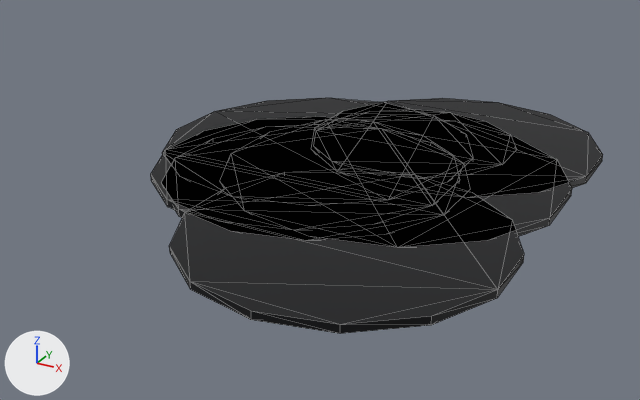
The glTF model v30/public/assets/models/spill.glb as it was, and as the next commit left it.
Before and after are seen from a 50 mm lens placed at (0.418, -0.849, 0.376), pointed at (-0.052, 0.006, -0.051). Arrows for +X, +Y and +Z are at lower left; the lights stay in place. The first picture is the older version. Mesh edges are drawn as thin lines. Vertices at exactly the same position are counted once.

In view in the first picture: 'spill_dark'.
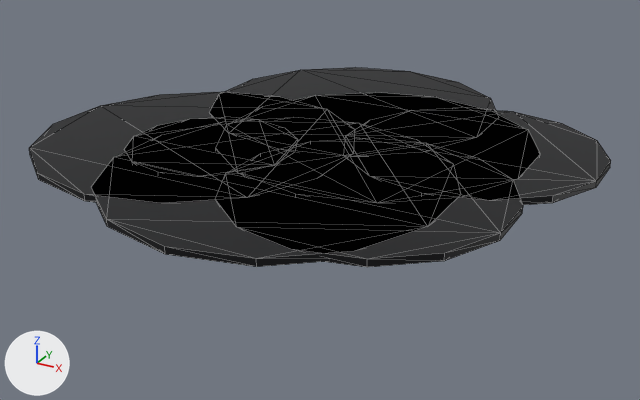
Changed parts and their boxes (x1, y1, x2, y2) in the pictures (640 x 400 px; the box of a moved part takes in the faces that stretch with it):
'spill_dark', reshaped (29% wider, 15% shorter): before (151, 98, 603, 334); after (29, 67, 611, 267)
part 1 of me_spill_dark, moved or reshaped: before (313, 98, 603, 198); after (210, 67, 498, 156)
part 2 of me_spill_dark, moved or reshaped: before (220, 116, 572, 248); after (220, 92, 539, 203)
part 3 of me_spill_dark, moved or reshaped: before (162, 98, 473, 206); after (29, 92, 354, 203)
part 4 of me_spill_dark, moved or reshaped: before (314, 109, 516, 179); after (92, 118, 460, 267)
part 5 of me_spill_dark, moved or reshaped: before (162, 124, 470, 240); after (217, 138, 523, 267)
part 6 of me_spill_dark, moved or reshaped: before (169, 168, 524, 334); after (125, 117, 298, 176)
part 7 of me_spill_dark, moved or reshaped: before (151, 116, 459, 230); after (345, 107, 611, 205)

The change, as a diff of the scene's bpy script:
```diff
--- a/v30/public/assets/models/spill.glb.py
+++ b/v30/public/assets/models/spill.glb.py
@@ me_spill_dark @@
 # used by ob_spill_dark; location = (0.0, 0.0, 0.0)
-me_spill_dark.from_pydata(...)  # 196 vertices, 364 faces; spans x -0.249..0.24, y -0.337..0.293, z 0.002..0.01
+me_spill_dark.from_pydata(...)  # 196 vertices, 364 faces; spans x -0.4..0.253, y -0.278..0.381, z 0.002..0.01
+# me_spill_dark part 1: the loose piece of 28 vertices spanning x -0.1..0.24, y -0.055..0.293, z 0.002..0.01 is scaled about its middle by (1.12, 1.12, 1), then moved by (-0.169, 0.067, 0.0)
+# me_spill_dark part 2: the loose piece of 28 vertices spanning x -0.141..0.234, y -0.196..0.189, z 0.002..0.01 is scaled about its middle by (1.01, 1.01, 1), then moved by (-0.061, 0.083, 0.0)
+# me_spill_dark part 3: the loose piece of 28 vertices spanning x -0.249..0.112, y -0.153..0.218, z 0.002..0.01 is scaled about its middle by (1.06, 1.06, 1), then moved by (-0.139, -0.056, 0.0)
+# me_spill_dark part 4: the loose piece of 28 vertices spanning x -0.092..0.148, y -0.026..0.22, z 0.002..0.01 is scaled about its middle by (1.63, 1.63, 1), then moved by (-0.086, -0.175, 0.0)
+# me_spill_dark part 5: the loose piece of 28 vertices spanning x -0.189..0.141, y -0.222..0.117, z 0.002..0.01 is scaled about its middle by (0.95, 0.95, 1), then moved by (0.07, -0.014, 0.0)
+# me_spill_dark part 6: the loose piece of 28 vertices spanning x -0.088..0.235, y -0.337..-0.005, z 0.002..0.01 is scaled about its middle by (0.626, 0.626, 1), then moved by (-0.252, 0.139, 0.0)
+# me_spill_dark part 7: the loose piece of 28 vertices spanning x -0.216..0.122, y -0.208..0.138, z 0.002..0.01 is scaled about its middle by (0.902, 0.902, 1), then moved by (0.147, 0.142, 0.0)
 me_spill_dark.materials.append(mat_dark)
```
